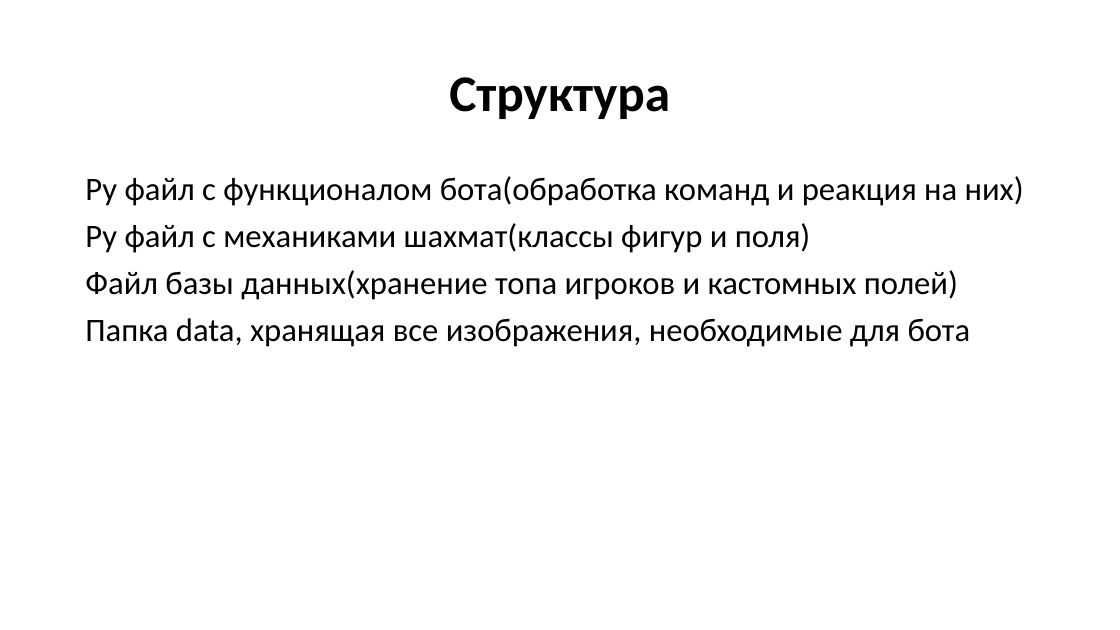
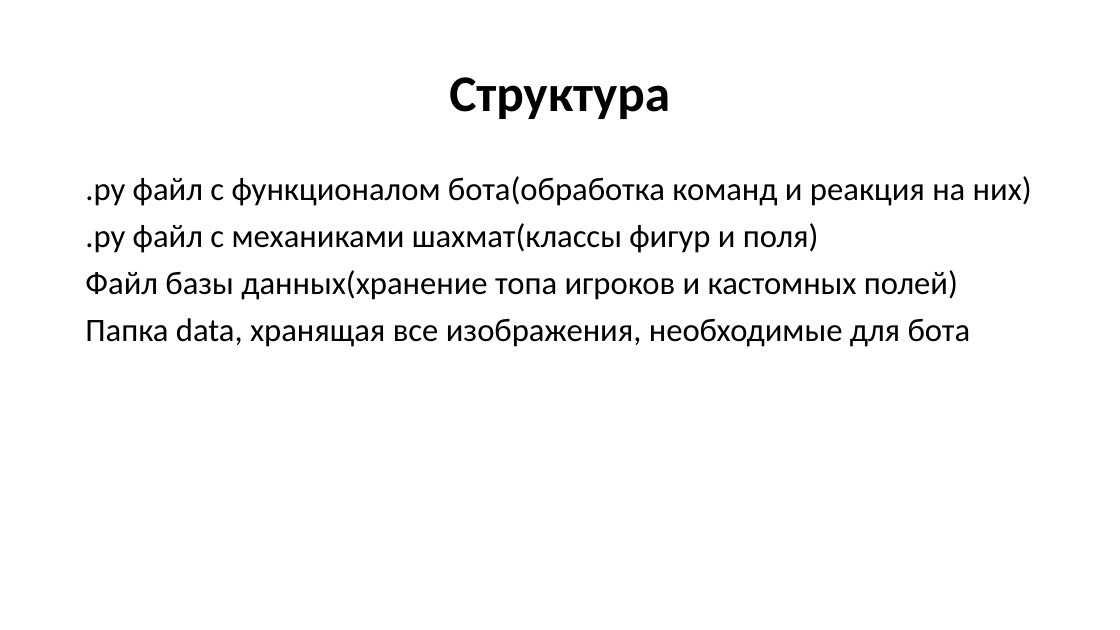
Before and after one commit to golimghostpy/Chess_Bot, a slide deck: slide 3 of docs/Презентация.pptx. Drawn at 1120x630 pixels with LibreOffice and Linux fonts; fonts in the diff are those of the drawing. Boxes give left, top, right and bottom in pixels: in the first picture for what was removed or moved away, otherwise in the second. Text is boxed around its words. In the diff, an @@ line names an element or a change of style, - is before the commit and + after.

Commit message:
THIS IS THE END pt 3

```diff
--- a/docs/Презентация.pptx
+++ b/docs/Презентация.pptx
@@ text at [85,176,1032,253]: text changed @@
-Py файл с функционалом бота(обработка команд и реакция на них)
-Py файл с механиками шахмат(классы фигур и поля)
+.py файл с функционалом бота(обработка команд и реакция на них)
+.py файл с механиками шахмат(классы фигур и поля)
```
Also in this commit, not shown: 1 other slide changed, 3 slides added, 1 slide removed.
